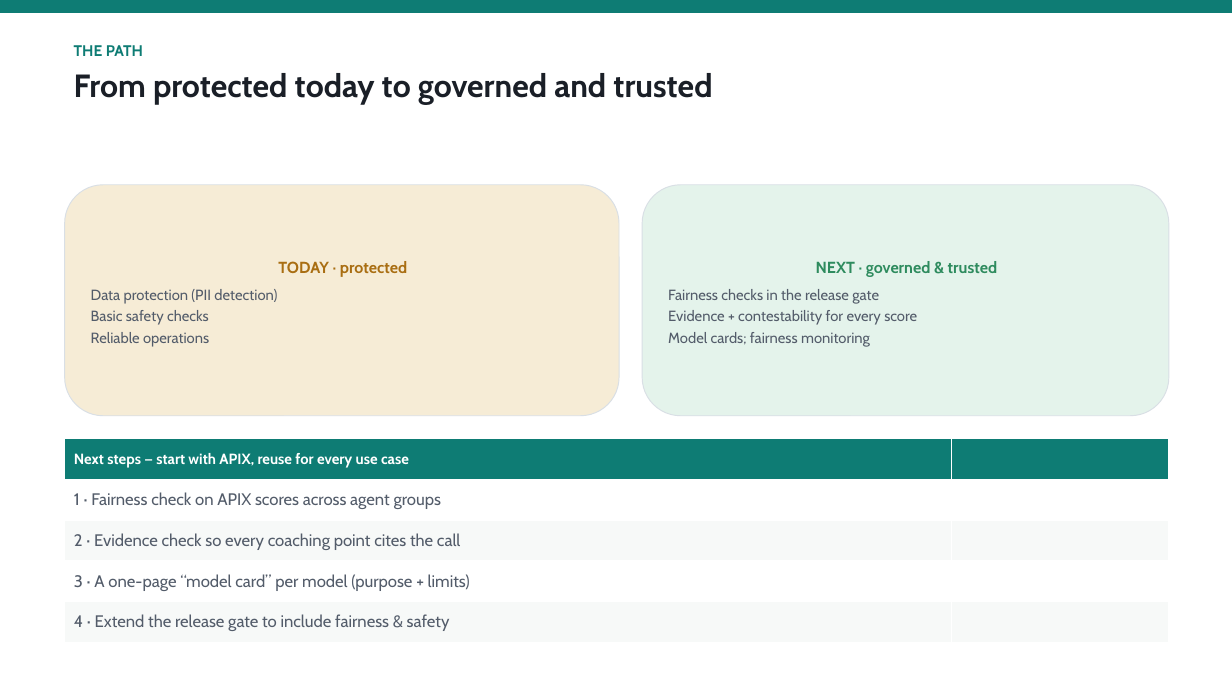
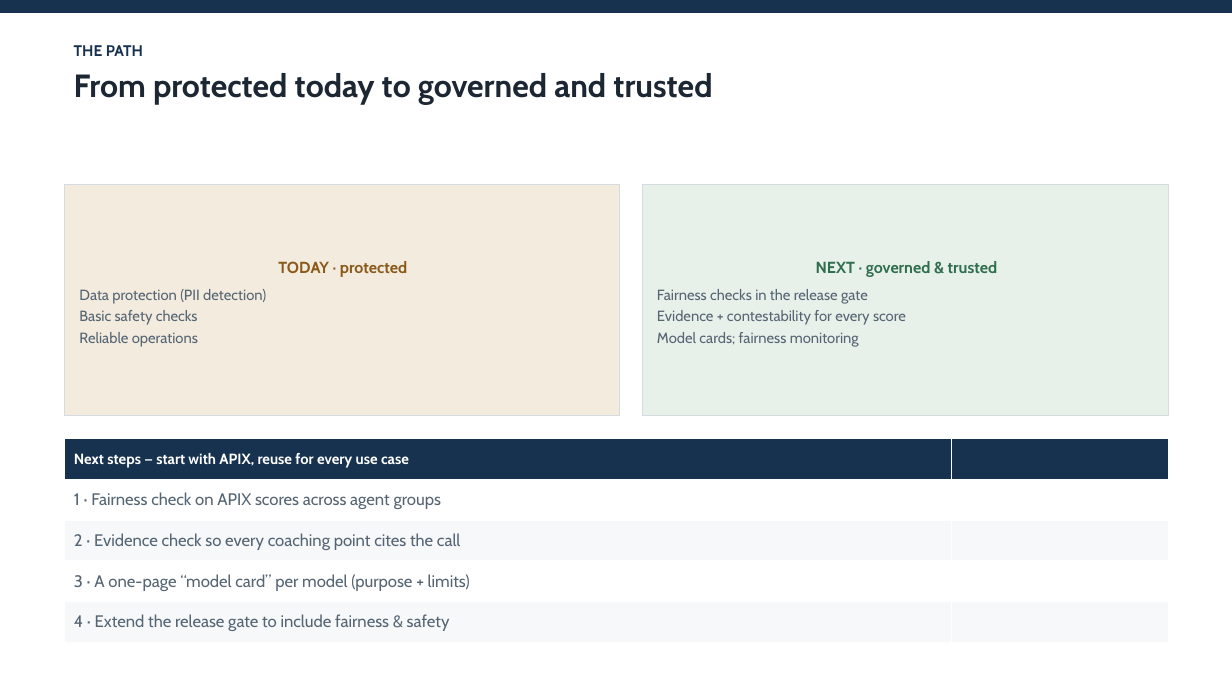
Before and after one commit to shyamanugu/LLMOps, a slide deck: slide 8 of usecases/ai_pipeline 2/docs/Responsible_AI_LLMOps.pptx. Drawn at 1232x693 pixels with LibreOffice and Linux fonts; fonts in the diff are those of the drawing. Boxes give left, top, right and bottom in pixels: in the first picture for what was removed or moved away, otherwise in the second. Text is boxed around its words. In the diff, an @@ line names an element or a change of style, - is before the commit and + after.

```diff
--- a/usecases/ai_pipeline 2/docs/Responsible_AI_LLMOps.pptx
+++ b/usecases/ai_pipeline 2/docs/Responsible_AI_LLMOps.pptx
@@ rectangle at box(0, 0, 1232, 13): fill #0E7C74 to #16324F @@
@@ text "THE PATH" at box(74, 45, 712, 104): text colour #0E7C74 to #16324F in "THE PATH"; text colour #1A1F27 to #1C2733 in "From protected today to governed and trusted" @@
@@ rectangle "TODAY · protected" at box(65, 185, 619, 416): text colour #A96E12 to #8A5A1B in "TODAY · protected"; text colour #535C6A to #566573 in "Data protection (PII detection)", "Basic safety checks", "Reliable operations"; rounded rectangle to rectangle; fill #F6ECD6 to #F2EBDE; outline #D9DFE5 0.75 pt to #D5DBE1 0.75 pt @@
@@ rectangle "NEXT · governed & trusted" at box(642, 185, 1169, 416): text colour #2E8B5E to #2F6E4E in "NEXT · governed & trusted"; text colour #535C6A to #566573 in "Fairness checks in the release gate", "Evidence + contestability for every score", "Model cards; fairness monitoring"; rounded rectangle to rectangle; fill #E4F3EB to #E8F0EA; outline #D9DFE5 0.75 pt to #D5DBE1 0.75 pt @@
@@ table at box(65, 439, 1169, 642) @@
@@ fill #0E7C74 to #16324F in row 1 @@
@@ fill #F7F9F8 to #F6F8FA in 4 cells @@
@@ text colour #535C6A to #566573 in "1 · Fairness check on APIX scores ...", "2 · Evidence check so every coaching ...", "3 · A one-page “model card” per ...", "4 · Extend the release gate to ..." @@
```
Also in this commit, not shown: 7 other slides changed, 1 other file.
